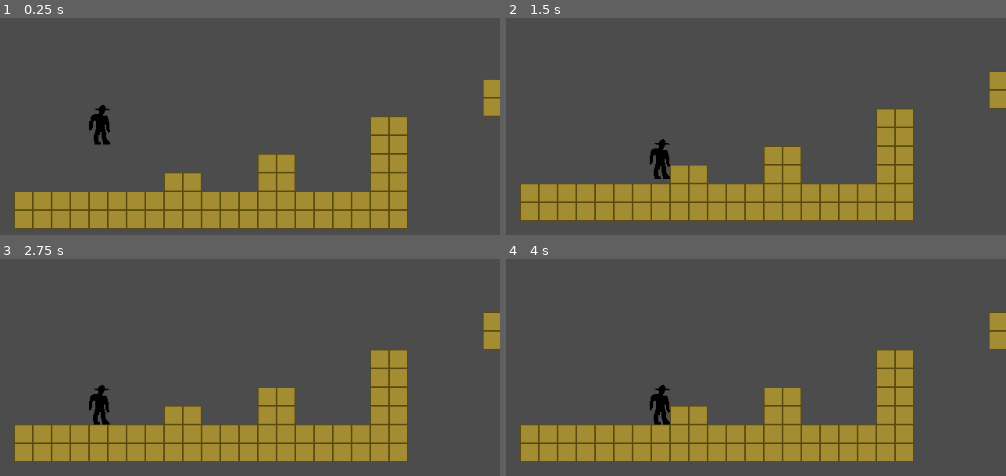
Above: before the commit, frames 1-4 (two rows, left to right).
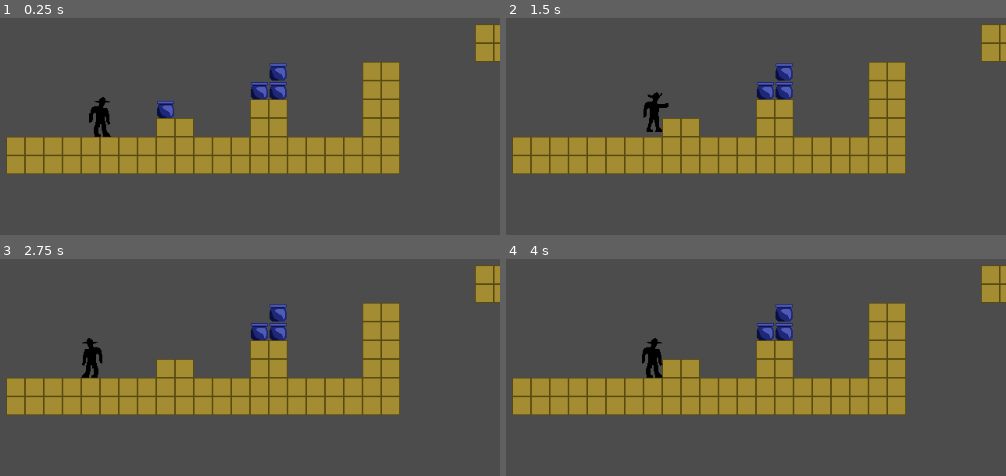
Above: after the commit, the same moments.

Repository: heroofhyla/western-game
Game: Godot game, scene res://Scenes/Game.tscn
The game is run twice, just before and just after one commit, with the same random seed, the same clock (stepped at 60 frames per second) and the same inputs.
Inputs:
- Up to frame 1 (0.25 s): no input
- Up to frame 2 (1.5 s): hold Right (move_right) from 0.53 s (still down); tap Z (punch, bound only after the commit) at 0.6, 1.35 s; tap X (jump) at 0.77 s
- Up to frame 3 (2.75 s): tap X (jump) at 1.52 s; tap Enter at 2 s; release Right (move_right) at 2.03 s; hold Left (move_left) from 2.03 s (still down); tap Z (punch, bound only after the commit) at 2.1 s
- Up to frame 4 (4 s): release Left (move_left) at 2.78 s; hold Right (move_right) from 2.78 s (still down); tap Z (punch, bound only after the commit) at 2.85, 3.6 s; tap X (jump) at 3.02, 3.77 s

The runs differ from the first frame. In frame 1, 35% of the frame differs, in the area x 1-100%, y 2-98%; in frame 2, 34%; in frame 3, 34%; in frame 4, 34%.

Commit message:
Punching, facing
Add punching mechanic, and pots you can break by punching them.

Also, enabled the player to face left or right (it's a little janky at the moment).

Diff:
--- /dev/null
+++ b/Entities/Pot.tscn
@@ -0,0 +1,62 @@
+[gd_scene load_steps=5 format=2]
+
+[ext_resource path="res://Scripts/Pot.gd" type="Script" id=1]
+[ext_resource path="res://Sprites/clay_pot.png" type="Texture" id=2]
+
+[sub_resource type="RectangleShape2D" id=1]
+
+custom_solver_bias = 0.0
+extents = Vector2( 12, 12 )
+
+[sub_resource type="RectangleShape2D" id=2]
+
+custom_solver_bias = 0.0
+extents = Vector2( 12, 12 )
+
+[node name="Pot" type="StaticBody2D"]
+
+input_pickable = false
+collision_layer = 1
+collision_mask = 1
+constant_linear_velocity = Vector2( 0, 0 )
+constant_angular_velocity = 0.0
+friction = 1.0
+bounce = 0.0
+script = ExtResource( 1 )
+_sections_unfolded = [ "Transform" ]
+
+[node name="CollisionShape2D" type="CollisionShape2D" parent="." index="0"]
+
+shape = SubResource( 1 )
+__meta__ = {
+"_edit_lock_": true
+}
+
+[node name="Area2D" type="Area2D" parent="." index="1"]
+
+input_pickable = true
+gravity_vec = Vector2( 0, 1 )
+gravity = 98.0
+linear_damp = 0.1
+angular_damp = 1.0
+audio_bus_override = false
+audio_bus_name = "Master"
+__meta__ = {
+"_edit_lock_": true
+}
+
+[node name="CollisionShape2D" type="CollisionShape2D" parent="Area2D" index="0"]
+
+shape = SubResource( 2 )
+__meta__ = {
+"_edit_lock_": true
+}
+
+[node name="Sprite" type="Sprite" parent="." index="2"]
+
+texture = ExtResource( 2 )
+__meta__ = {
+"_edit_lock_": true
+}
+
+[connection signal="area_entered" from="Area2D" to="." method="_on_Area2D_area_entered"]
--- a/Scenes/Game.tscn
+++ b/Scenes/Game.tscn
@@ -1,42 +1,259 @@
-[gd_scene load_steps=5 format=2]
+[gd_scene load_steps=11 format=2]
 
 [ext_resource path="res://Scripts/Player.gd" type="Script" id=1]
 [ext_resource path="res://Sprites/shadow_cowboy.png" type="Texture" id=2]
 [ext_resource path="res://Tileset/tileset.tres" type="TileSet" id=3]
+[ext_resource path="res://Entities/Pot.tscn" type="PackedScene" id=4]
 
 [sub_resource type="RectangleShape2D" id=1]
 
 custom_solver_bias = 0.0
 extents = Vector2( 12, 24 )
 
+[sub_resource type="Animation" id=5]
+
+resource_name = "PunchLeft"
+length = 0.25
+loop = false
+step = 0.1
+tracks/0/type = "value"
+tracks/0/path = NodePath("Sprite:frame")
+tracks/0/interp = 1
+tracks/0/loop_wrap = true
+tracks/0/imported = false
+tracks/0/enabled = true
+tracks/0/keys = {
+"times": PoolRealArray( 0 ),
+"transitions": PoolRealArray( 1 ),
+"update": 0,
+"values": [ 1 ]
+}
+tracks/1/type = "value"
+tracks/1/path = NodePath("PunchBox/CollisionShape2D:disabled")
+tracks/1/interp = 1
+tracks/1/loop_wrap = true
+tracks/1/imported = false
+tracks/1/enabled = true
+tracks/1/keys = {
+"times": PoolRealArray( 0 ),
+"transitions": PoolRealArray( 1 ),
+"update": 1,
+"values": [ false ]
+}
+tracks/2/type = "value"
+tracks/2/path = NodePath("Sprite:scale:x")
+tracks/2/interp = 1
+tracks/2/loop_wrap = true
+tracks/2/imported = false
+tracks/2/enabled = true
+tracks/2/keys = {
+"times": PoolRealArray( 0 ),
+"transitions": PoolRealArray( 1 ),
+"update": 0,
+"values": [ -1.0 ]
+}
+tracks/3/type = "value"
+tracks/3/path = NodePath("PunchBox:position")
+tracks/3/interp = 1
+tracks/3/loop_wrap = true
+tracks/3/imported = false
+tracks/3/enabled = true
+tracks/3/keys = {
+"times": PoolRealArray( 0 ),
+"transitions": PoolRealArray( 1 ),
+"update": 0,
+"values": [ Vector2( -12, -9 ) ]
+}
+tracks/4/type = "value"
+tracks/4/path = NodePath(".:can_move")
+tracks/4/interp = 1
+tracks/4/loop_wrap = true
+tracks/4/imported = false
+tracks/4/enabled = true
+tracks/4/keys = {
+"times": PoolRealArray( 0, 0.2 ),
+"transitions": PoolRealArray( 1, 1 ),
+"update": 1,
+"values": [ false, true ]
+}
+
+[sub_resource type="Animation" id=6]
+
+resource_name = "PunchRight"
+length = 0.25
+loop = false
+step = 0.1
+tracks/0/type = "value"
+tracks/0/path = NodePath("Sprite:frame")
+tracks/0/interp = 1
+tracks/0/loop_wrap = true
+tracks/0/imported = false
+tracks/0/enabled = true
+tracks/0/keys = {
+"times": PoolRealArray( 0 ),
+"transitions": PoolRealArray( 1 ),
+"update": 0,
+"values": [ 1 ]
+}
+tracks/1/type = "value"
+tracks/1/path = NodePath("PunchBox/CollisionShape2D:disabled")
+tracks/1/interp = 1
+tracks/1/loop_wrap = true
+tracks/1/imported = false
+tracks/1/enabled = true
+tracks/1/keys = {
+"times": PoolRealArray( 0 ),
+"transitions": PoolRealArray( 1 ),
+"update": 1,
+"values": [ false ]
+}
+tracks/2/type = "value"
+tracks/2/path = NodePath("Sprite:scale:x")
+tracks/2/interp = 1
+tracks/2/loop_wrap = true
+tracks/2/imported = false
+tracks/2/enabled = true
+tracks/2/keys = {
+"times": PoolRealArray( 0 ),
+"transitions": PoolRealArray( 1 ),
+"update": 0,
+"values": [ 1.0 ]
+}
+tracks/3/type = "value"
+tracks/3/path = NodePath("PunchBox:position")
+tracks/3/interp = 1
+tracks/3/loop_wrap = true
+tracks/3/imported = false
+tracks/3/enabled = true
+tracks/3/keys = {
+"times": PoolRealArray( 0 ),
+"transitions": PoolRealArray( 1 ),
+"update": 0,
+"values": [ Vector2( 12, -9 ) ]
+}
+tracks/4/type = "value"
+tracks/4/path = NodePath(".:can_move")
+tracks/4/interp = 1
+tracks/4/loop_wrap = true
+tracks/4/imported = false
+tracks/4/enabled = true
+tracks/4/keys = {
+"times": PoolRealArray( 0, 0.2 ),
+"transitions": PoolRealArray( 1, 1 ),
+"update": 1,
+"values": [ false, true ]
+}
+
+[sub_resource type="Animation" id=7]
+
+resource_name = "StandLeft"
+length = 0.01
+loop = false
+step = 0.1
+tracks/0/type = "value"
+tracks/0/path = NodePath("Sprite:frame")
+tracks/0/interp = 1
+tracks/0/loop_wrap = true
+tracks/0/imported = false
+tracks/0/enabled = true
+tracks/0/keys = {
+"times": PoolRealArray( 0 ),
+"transitions": PoolRealArray( 1 ),
+"update": 0,
+"values": [ 0 ]
+}
+tracks/1/type = "value"
+tracks/1/path = NodePath("PunchBox/CollisionShape2D:disabled")
+tracks/1/interp = 1
+tracks/1/loop_wrap = true
+tracks/1/imported = false
+tracks/1/enabled = true
+tracks/1/keys = {
+"times": PoolRealArray( 0 ),
+"transitions": PoolRealArray( 1 ),
+"update": 1,
+"values": [ true ]
+}
+tracks/2/type = "value"
+tracks/2/path = NodePath("Sprite:scale")
+tracks/2/interp = 1
+tracks/2/loop_wrap = true
+tracks/2/imported = false
+tracks/2/enabled = true
+tracks/2/keys = {
+"times": PoolRealArray( 0 ),
+"transitions": PoolRealArray( 1 ),
+"update": 0,
+"values": [ Vector2( -1, 1 ) ]
+}
+
+[sub_resource type="Animation" id=2]
+
+resource_name = "StandRight"
+length = 0.01
+loop = false
+step = 0.1
+tracks/0/type = "value"
+tracks/0/path = NodePath("Sprite:frame")
+tracks/0/interp = 1
+tracks/0/loop_wrap = true
+tracks/0/imported = false
+tracks/0/enabled = true
+tracks/0/keys = {
+"times": PoolRealArray( 0 ),
+"transitions": PoolRealArray( 1 ),
+"update": 0,
+"values": [ 0 ]
+}
+tracks/1/type = "value"
+tracks/1/path = NodePath("PunchBox/CollisionShape2D:disabled")
+tracks/1/interp = 1
+tracks/1/loop_wrap = true
+tracks/1/imported = false
+tracks/1/enabled = true
+tracks/1/keys = {
+"times": PoolRealArray( 0 ),
+"transitions": PoolRealArray( 1 ),
+"update": 1,
+"values": [ true ]
+}
+tracks/2/type = "value"
+tracks/2/path = NodePath("Sprite:scale")
+tracks/2/interp = 1
+tracks/2/loop_wrap = true
+tracks/2/imported = false
+tracks/2/enabled = true
+tracks/2/keys = {
+"times": PoolRealArray( 0 ),
+"transitions": PoolRealArray( 1 ),
+"update": 0,
+"values": [ Vector2( 1, 1 ) ]
+}
+
+[sub_resource type="RectangleShape2D" id=4]
+
+custom_solver_bias = 0.0
+extents = Vector2( 10, 4 )
+
 [node name="Root" type="Node2D" index="0"]
 
 [node name="Player" type="KinematicBody2D" parent="." index="0"]
 
-position = Vector2( -10, -70 )
 input_pickable = false
 collision_layer = 1
 collision_mask = 1
 collision/safe_margin = 0.08
 script = ExtResource( 1 )
-_sections_unfolded = [ "Collision", "Pickable", "collision" ]
+_sections_unfolded = [ "Collision", "Pickable", "Transform", "collision" ]
 SPEED = 100
 JUMP_SPEED = 200
 GRAVITY = 300
+can_move = true
 
 [node name="CollisionShape2D" type="CollisionShape2D" parent="Player" index="0"]
 
 shape = SubResource( 1 )
 _sections_unfolded = [ "Transform" ]
-__meta__ = {
-"_edit_lock_": true
-}
-
-[node name="Sprite" type="Sprite" parent="Player/CollisionShape2D" index="0"]
-
-texture = ExtResource( 2 )
-offset = Vector2( 0, -2 )
-_sections_unfolded = [ "Offset" ]
 __meta__ = {
 "_edit_lock_": true
 }
@@ -69,6 +286,50 @@
 "_edit_lock_": true
 }
 
+[node name="AnimationPlayer" type="AnimationPlayer" parent="Player" index="2"]
+
+root_node = NodePath("..")
+autoplay = "StandRight"
+playback_process_mode = 1
+playback_default_blend_time = 0.0
+playback_speed = 1.0
+anims/PunchLeft = SubResource( 5 )
+anims/PunchRight = SubResource( 6 )
+anims/StandLeft = SubResource( 7 )
+anims/StandRight = SubResource( 2 )
+blend_times = [  ]
+
+[node name="Sprite" type="Sprite" parent="Player" index="3"]
+
+texture = ExtResource( 2 )
+offset = Vector2( 4, -2 )
+vframes = 2
+_sections_unfolded = [ "Animation", "Offset", "Region", "Transform" ]
+__meta__ = {
+"_edit_lock_": true
+}
+
+[node name="PunchBox" type="Area2D" parent="Player" index="4"]
+
+position = Vector2( 12, -9 )
+input_pickable = true
+gravity_vec = Vector2( 0, 1 )
+gravity = 98.0
+linear_damp = 0.1
+angular_damp = 1.0
+audio_bus_override = false
+audio_bus_name = "Master"
+_sections_unfolded = [ "Audio Bus", "Collision", "Pickable", "Transform" ]
+__meta__ = {
+"_edit_lock_": true
+}
+
+[node name="CollisionShape2D" type="CollisionShape2D" parent="Player/PunchBox" index="0"]
+
+shape = SubResource( 4 )
+disabled = true
+_sections_unfolded = [ "Transform" ]
+
 [node name="TileMap" type="TileMap" parent="." index="1"]
 
 mode = 0
@@ -92,3 +353,19 @@
 __meta__ = {
 "_edit_lock_": true
 }
+
+[node name="Pot" parent="." index="2" instance=ExtResource( 4 )]
+
+position = Vector2( 84, -12 )
+
+[node name="Pot4" parent="." index="3" instance=ExtResource( 4 )]
+
+position = Vector2( 228, -60 )
+
+[node name="Pot3" parent="." index="4" instance=ExtResource( 4 )]
+
+position = Vector2( 228, -36 )
+
+[node name="Pot2" parent="." index="5" instance=ExtResource( 4 )]
+
+position = Vector2( 204, -36 )
--- a/Scripts/Player.gd
+++ b/Scripts/Player.gd
@@ -6,10 +6,23 @@
 export var SPEED = 100
 export var JUMP_SPEED = 200
 export var GRAVITY = 300
+export var can_move = true
 var input = Vector2()
 var velocity = Vector2()
 var up = Vector2(0,-1)
 var on_floor = false
+var facing = 1
+
+var animations = {
+	"stand":{
+		-1: "StandLeft",
+		1: "StandRight"
+	},
+	"punch":{
+		-1:"PunchLeft",
+		1: "PunchRight"
+	}
+}
 func _ready():
 	# Called every time the node is added to the scene.
 	# Initialization here
@@ -18,20 +31,35 @@
 func _physics_process(delta):
 	input.x = 0
 	input.y = 0
+
 	if Input.is_action_pressed("move_left"):
+
 		input.x -= 1
+		if on_floor and can_move:
+			facing = -1
+			$AnimationPlayer.play(animations["stand"][facing])
+
 	if Input.is_action_pressed("move_right"):
 		input.x += 1
+		if on_floor and can_move:
+			facing = 1
+			$AnimationPlayer.play(animations["stand"][facing])
+
 	if Input.is_action_just_pressed("jump"):
 		if on_floor:
 			velocity.y -= JUMP_SPEED
 			on_floor = false
 
+	if Input.is_action_just_pressed("punch"):
+		if can_move:
+			can_move = false
+			$AnimationPlayer.play(animations["punch"][facing])
+			$AnimationPlayer.queue(animations["stand"][facing])
 	if Input.is_action_just_released("jump"):
 		if velocity.y < - 50:
 			velocity.y /= 2
+
 	velocity.y += GRAVITY * delta
-
 	input = input.normalized() * SPEED
 	velocity.x = input.x
 	velocity = move_and_slide(velocity, up)
--- /dev/null
+++ b/Scripts/Pot.gd
@@ -0,0 +1,20 @@
+extends StaticBody2D
+
+# class member variables go here, for example:
+# var a = 2
+# var b = "textvar"
+
+func _ready():
+	# Called every time the node is added to the scene.
+	# Initialization here
+	pass
+
+#func _process(delta):
+#	# Called every frame. Delta is time since last frame.
+#	# Update game logic here.
+#	pass
+
+
+func _on_Area2D_area_entered(area):
+	if area.name == "PunchBox":
+		queue_free()
--- a/project.godot
+++ b/project.godot
@@ -43,6 +43,8 @@
  ]
 jump=[ Object(InputEventKey,"resource_local_to_scene":false,"resource_name":"","device":0,"alt":false,"shift":false,"control":false,"meta":false,"command":false,"pressed":false,"scancode":88,"unicode":0,"echo":false,"script":null)
  ]
+punch=[ Object(InputEventKey,"resource_local_to_scene":false,"resource_name":"","device":0,"alt":false,"shift":false,"control":false,"meta":false,"command":false,"pressed":false,"scancode":90,"unicode":0,"echo":false,"script":null)
+ ]
 
 [rendering]
 
Binary file added: Sprites/clay_pot.png
Not shown, changed: Sprites/clay_pot.png.import
Binary file changed: Sprites/shadow_cowboy.png
